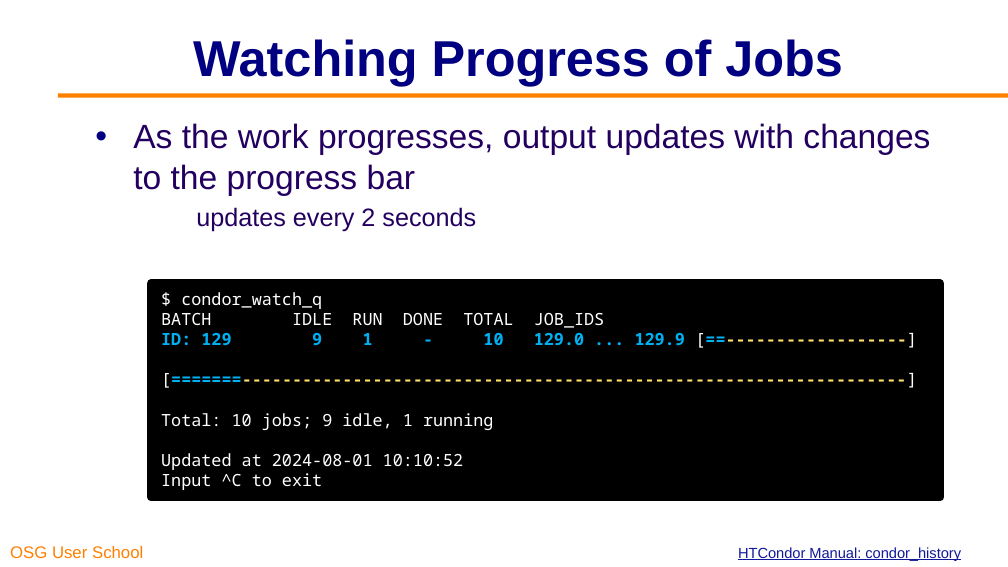
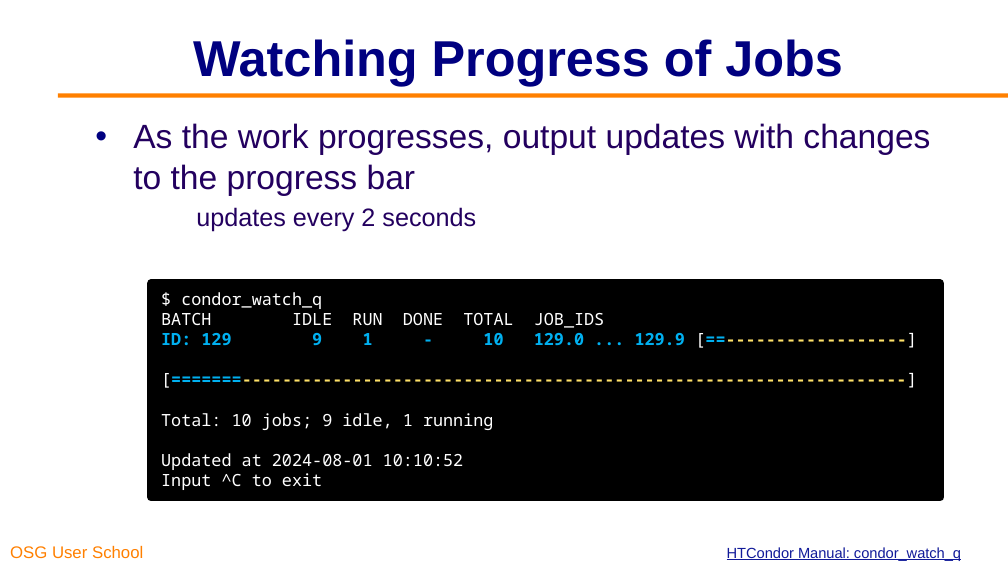
Before and after one commit to osg-htc/school-2024, a slide deck: slide 37 of docs/materials/htcondor/files/osgus24-htc-htcondor.pptx. Drawn at 1008x567 pixels with LibreOffice and Linux fonts; fonts in the diff are those of the drawing; background and template pictures are left out. Boxes give left, top, right and bottom in pixels: in the first picture for what was removed or moved away, otherwise in the second. Text is boxed around its words. In the diff, an @@ line names an element or a change of style, - is before the commit and + after.

```diff
--- a/docs/materials/htcondor/files/osgus24-htc-htcondor.pptx
+++ b/docs/materials/htcondor/files/osgus24-htc-htcondor.pptx
@@ text in rectangle at (x1=727, y1=547, x2=961, y2=561): text changed @@
-HTCondor Manual: condor_history
+HTCondor Manual: condor_watch_q
```
Also in this commit, not shown: 3 other slides changed, 5 other files.
